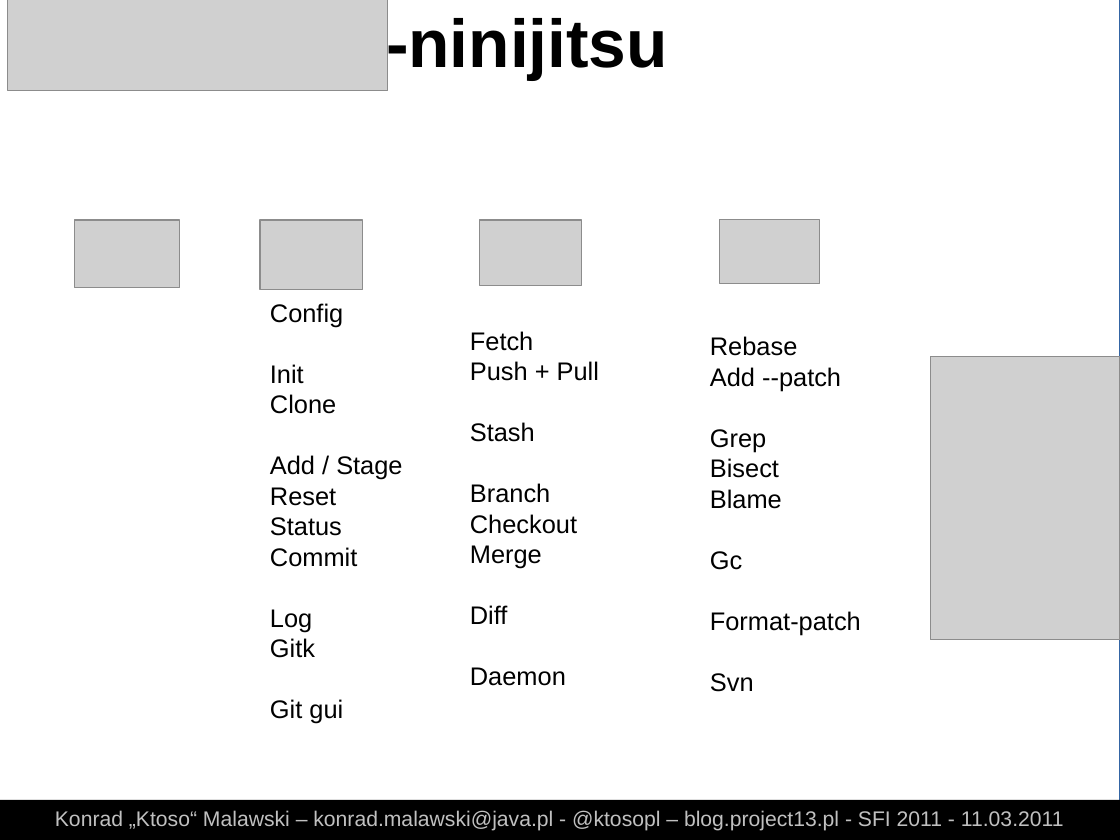
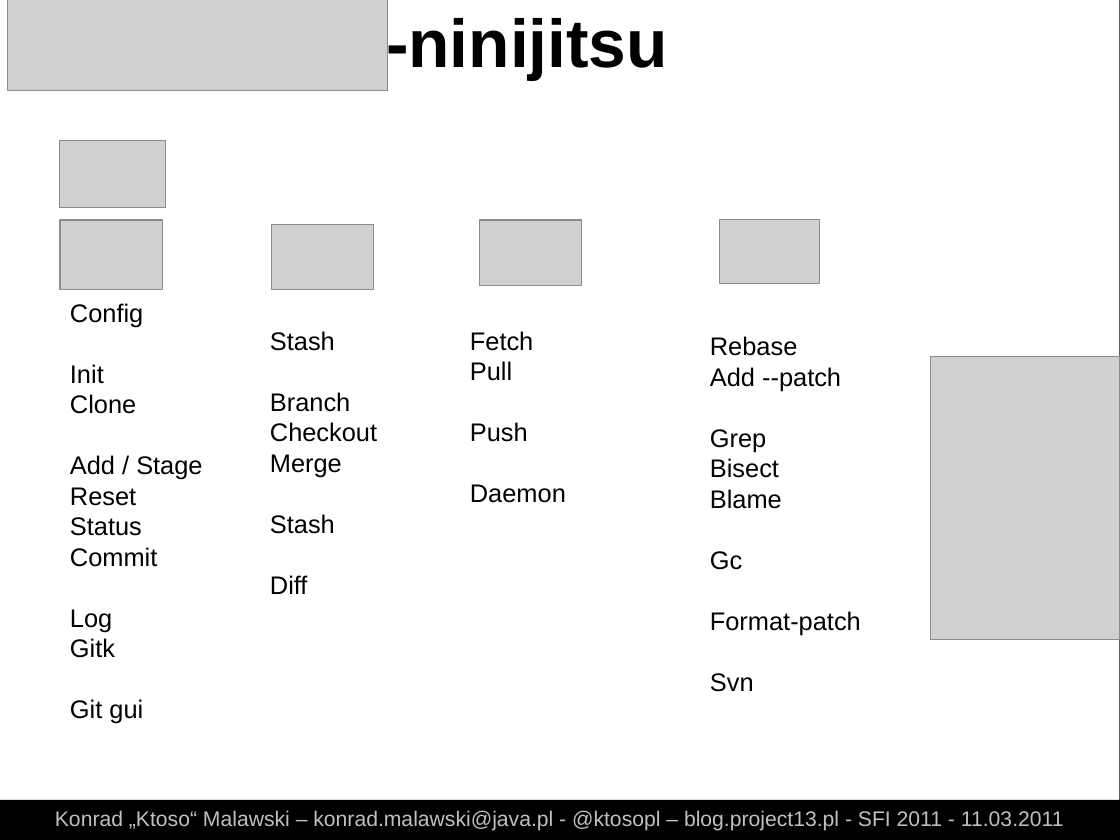
Before and after one commit to ktoso/git-presentation, a slide deck: slide 8 of slides.odp. Drawn at 1120x840 pixels with LibreOffice and Linux fonts; fonts in the diff are those of the drawing; grey boxes stand for pictures. Boxes give left, top, right and bottom in pixels: in the first picture for what was removed or moved away, otherwise in the second. Text is boxed around its words. In the diff, an @@ line names an element or a change of style, - is before the commit and + after.

Commit message:
masywna ilość pracy nad nowymi slajdami, trzeba jeszcze zrobić ten o push i pull

```diff
--- a/slides.odp
+++ b/slides.odp
@@ picture: place and size @@
-picture at bbox=[74, 221, 180, 288]
+picture at bbox=[60, 140, 166, 207]
@@ picture: place and size @@
-picture at bbox=[260, 221, 363, 291]
+picture at bbox=[60, 221, 163, 291]
@@ picture added at bbox=[272, 225, 374, 290] @@
@@ text "Config": place and size @@
-text "Config" at bbox=[270, 303, 402, 723]
+text "Config" at bbox=[70, 303, 202, 723]
@@ text added at bbox=[270, 331, 377, 594], 18 pt, text #000000 @@
+Stash
+Branch
+Checkout
+Merge
+Stash
+Diff
@@ text at bbox=[470, 361, 528, 442]: text changed @@
-Push + Pull
-Stash
-Branch
-Checkout
-Merge
-Diff
+Pull
+Push
```
Also in this commit, not shown: 6 other slides changed, 17 slides added, 20 other files.
